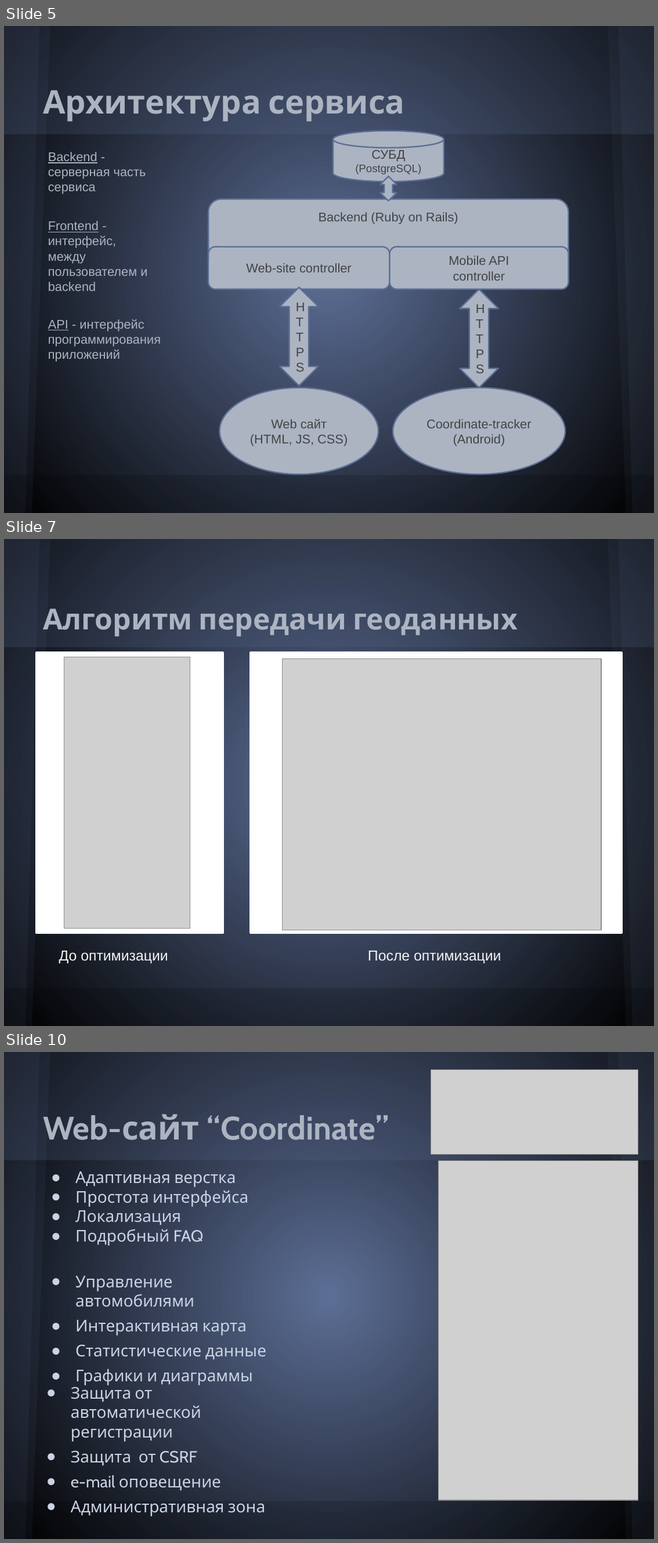
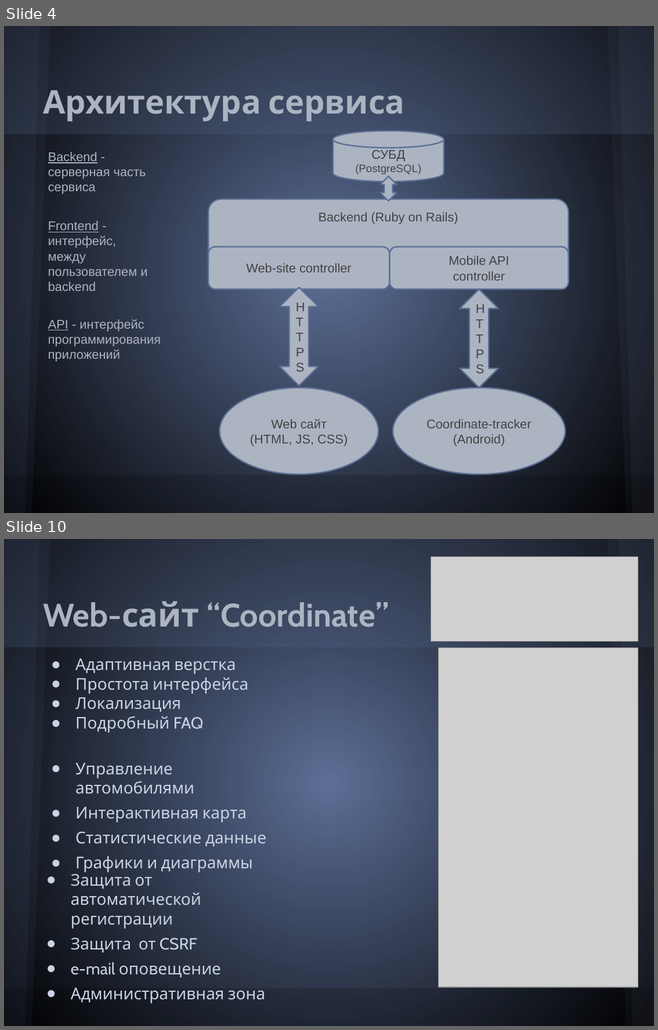
Before and after one commit to Melancholic/Coordinate-reports, a slide deck: Презентация.pptx. Shown one above the other, each under a label of ours: slides 5, 7 and 10 before the commit, slides 4 and 10 after it; the slides between them are not shown. The pictures are 658x1543 and 658x1030 pixels, drawn with LibreOffice and Linux fonts; fonts in the diff are those of the drawing; grey boxes stand for pictures. Boxes give left, top, right and bottom in pixels: in the first picture for what was removed or moved away, otherwise in the second. Text is boxed around its words. In the diff, an @@ line names an element or a change of style, - is before the commit and + after.

```diff
--- a/Презентация.pptx
+++ b/Презентация.pptx
@@ slide 7 removed at (4,539,654,1026), background gradient #5C6E95 to #000000; not listed: 6 template elements that a slide beside it also shows @@
@@ title removed at (43,609,517,636) @@
-Алгоритм передачи геоданных
@@ rectangle removed at (36,653,223,933) @@
@@ picture removed at (64,657,190,929) @@
@@ rectangle removed at (250,653,621,933) @@
@@ picture removed at (282,658,601,930) @@
@@ text removed at (59,951,168,964) @@
-До оптимизации
@@ text removed at (368,951,500,964) @@
-После оптимизации
@@ what was slide 5 is now slide 4 @@
```
Also in this commit, not shown: 2 slides changed, 3 slides added, 3 other slides removed, 5 other files.
